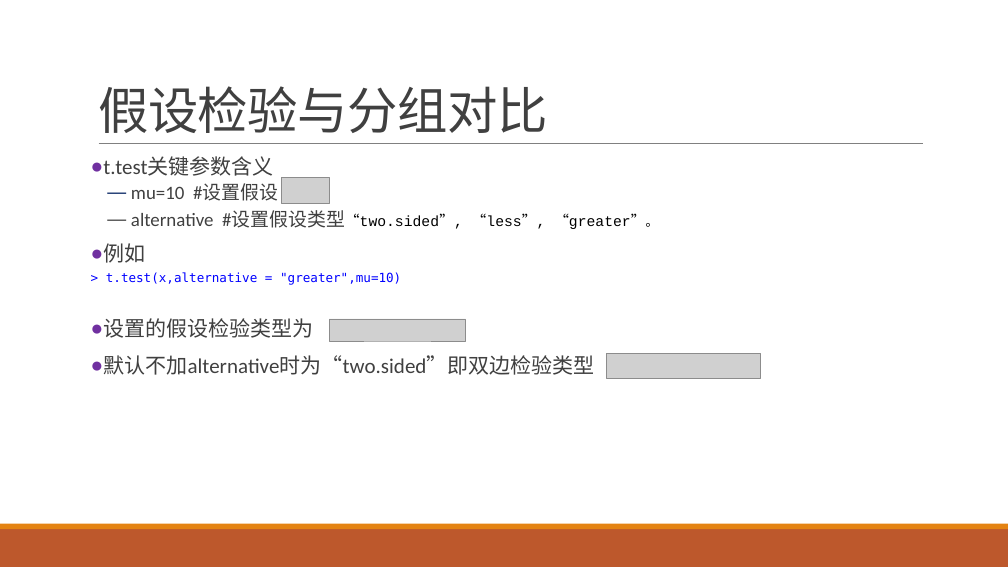
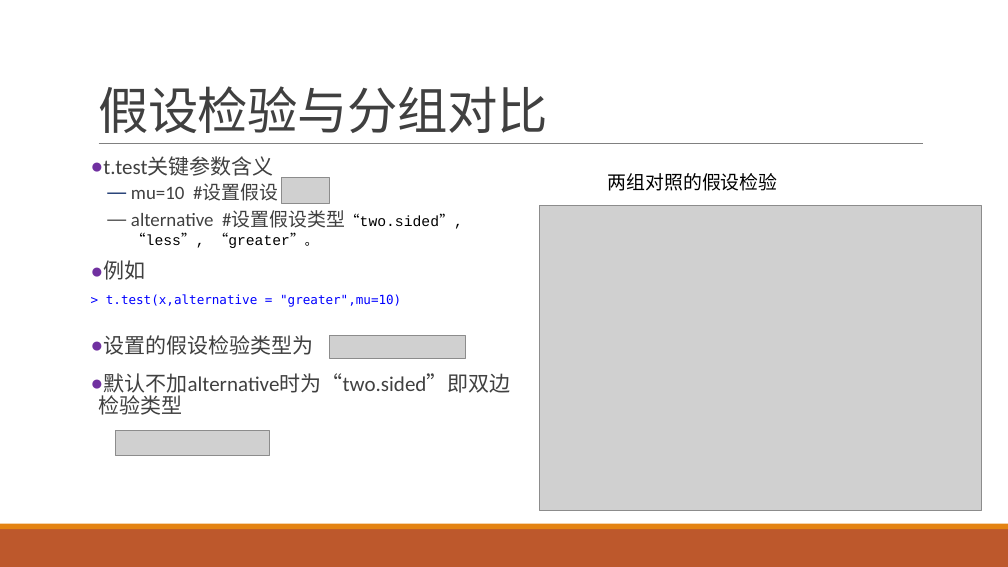
Before and after one commit to exoplanetX/DataAnalytics, a slide deck: slide 9 of 实验-4-非参数分析.pptx (slide 12 before the commit). Drawn at 1008x567 pixels with LibreOffice and Linux fonts; fonts in the diff are those of the drawing; grey boxes stand for pictures. Boxes give left, top, right and bottom in pixels: in the first picture for what was removed or moved away, otherwise in the second. Text is boxed around its words. In the diff, an @@ line names an element or a change of style, - is before the commit and + after.

```diff
--- a/实验-4-非参数分析.pptx
+++ b/实验-4-非参数分析.pptx
@@ text "t.test关键参数含义" rewrapped from (103, 157, 659, 375) to (98, 157, 510, 415) @@
@@ text added at (608, 173, 778, 191), 18 pt, text #000000 @@
+两组对照的假设检验
@@ picture added at (539, 205, 981, 510) @@
@@ text "> t.test(x,alternative = "greater",mu=10)": place and size @@
-text "> t.test(x,alternative = "greater",mu=10)" at (106, 272, 401, 285)
+text "> t.test(x,alternative = "greater",mu=10)" at (106, 294, 401, 307)
@@ picture removed at (329, 319, 465, 341) @@
@@ picture added at (329, 336, 465, 358) @@
@@ picture removed at (606, 353, 761, 378) @@
@@ picture added at (115, 431, 269, 456) @@
```
Also in this commit, not shown: 7 other slides changed, 23 slides removed.
